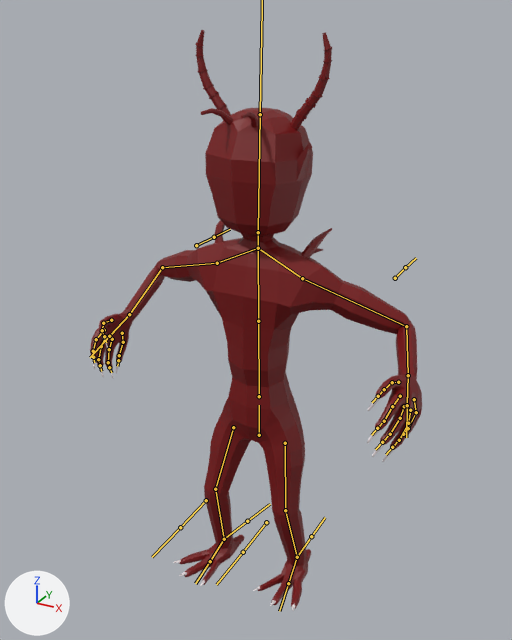
A saved change to the FBX model FBX/Enemy/DemonFighter.fbx.
Rendered twice from a 50 mm lens placed at (3.04, -5.6, 5.87), pointed at (0.02, -0.11, 3.12). Arrows for +X, +Y and +Z are at lower left; the lights stay in place. Both versions are drawn at frame 6 of the action 'Armature|01_Idle'; the numbers are the values there. The bones that bend it are drawn over the model as lines.

In view in the first picture: 'Demon'.
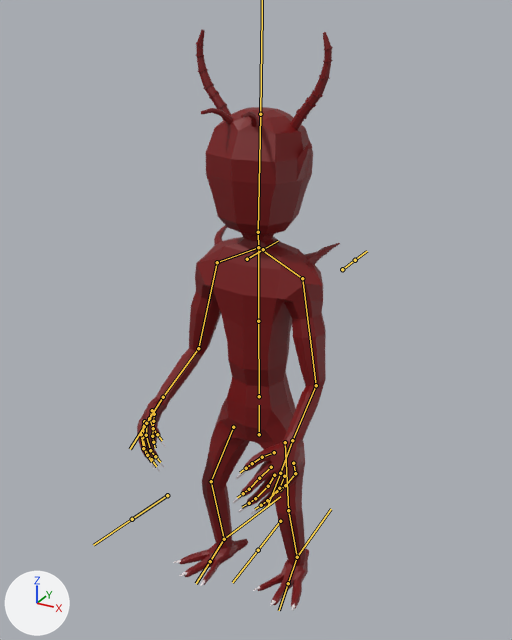
Changed parts and their boxes (x1, y1, x2, y2) in the pictures (512 x 640 px):
'Demon', posed (39% narrower): before (90, 30, 422, 611); after (137, 29, 340, 611)
bone 'UpperArm.L', root to tip: before (302, 278) to (406, 326); after (302, 278) to (316, 385)
bone 'LowerArm.L', root to tip: before (406, 326) to (408, 375); after (316, 385) to (292, 440)
bone 'Hand.L', root to tip: before (408, 375) to (407, 403); after (292, 440) to (281, 471)
bone 'UpperArm.R', root to tip: before (217, 263) to (162, 267); after (217, 262) to (198, 348)
bone 'LowerArm.R', root to tip: before (162, 267) to (129, 314); after (198, 348) to (163, 397)
bone 'Hand.R', root to tip: before (129, 314) to (111, 334); after (163, 397) to (147, 421)
bone 'UpperLeg.L', root to tip: before (285, 443) to (285, 510); after (285, 442) to (288, 510)
bone 'LowerLeg.L', root to tip: before (285, 510) to (297, 557); after (288, 510) to (297, 557)
bone 'UpperLeg.R', root to tip: before (233, 427) to (215, 489); after (233, 427) to (211, 481)
bone 'LowerLeg.R', root to tip: before (215, 489) to (224, 539); after (211, 481) to (224, 539)

What the commit changed:
Bone 'UpperArm.L' (bone_upperarm_l) turns from (-16, 4, -25) to (5, -1, -79) degrees about its own x, y and z.
Bone 'LowerArm.L' (bone_lowerarm_l) turns from (79, 3, -4) to (56, 2, -3) degrees about its own x, y and z.
Bone 'Hand.L' (bone_hand_l) turns from (0, -31, -6) to (-18, 20, -14) degrees about its own x, y and z.
Bone 'UpperArm.R' (bone_upperarm_r) turns from (-22, -29, 30) to (-1, 6, 75) degrees about its own x, y and z.
Bone 'LowerArm.R' (bone_lowerarm_r) turns from (78, -3, 4) to (50, -2, 3) degrees about its own x, y and z.
Bone 'Hand.R' (bone_hand_r) turns from (-9, 58, -14) to (-7, -21, 2) degrees about its own x, y and z.
Bone 'UpperLeg.L' (bone_upperleg_l) turns from (11, 3, 7) to (9, -12, 7) degrees about its own x, y and z.
Bone 'LowerLeg.L' (bone_lowerleg_l) turns from (-26, -1, -6) to (-24, -1, -2) degrees about its own x, y and z.
Bone 'Food.L' (bone_food_l) turns from (16, -3, 0) to (13, 8, -10) degrees about its own x, y and z.
Bone 'UpperLeg.R' (bone_upperleg_r) turns from (16, 4, -7) to (13, 49, -7) degrees about its own x, y and z.
Bone 'LowerLeg.R' (bone_lowerleg_r) turns from (-27, 1, 6) to (-24, 1, 3) degrees about its own x, y and z.
Bone 'Food.R' (bone_food_r) turns from (5, 18, -11) to (1, -18, 16) degrees about its own x, y and z.
